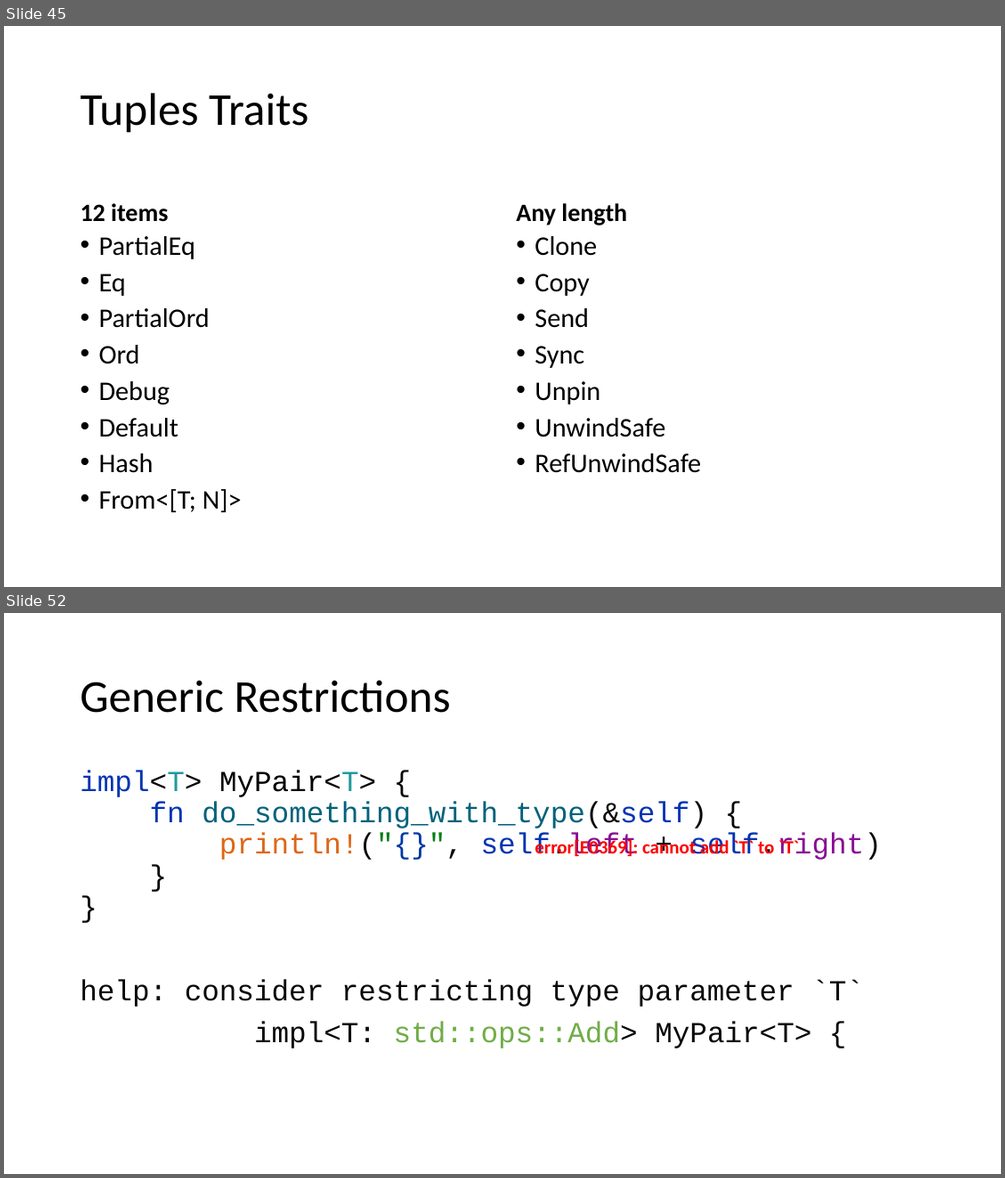
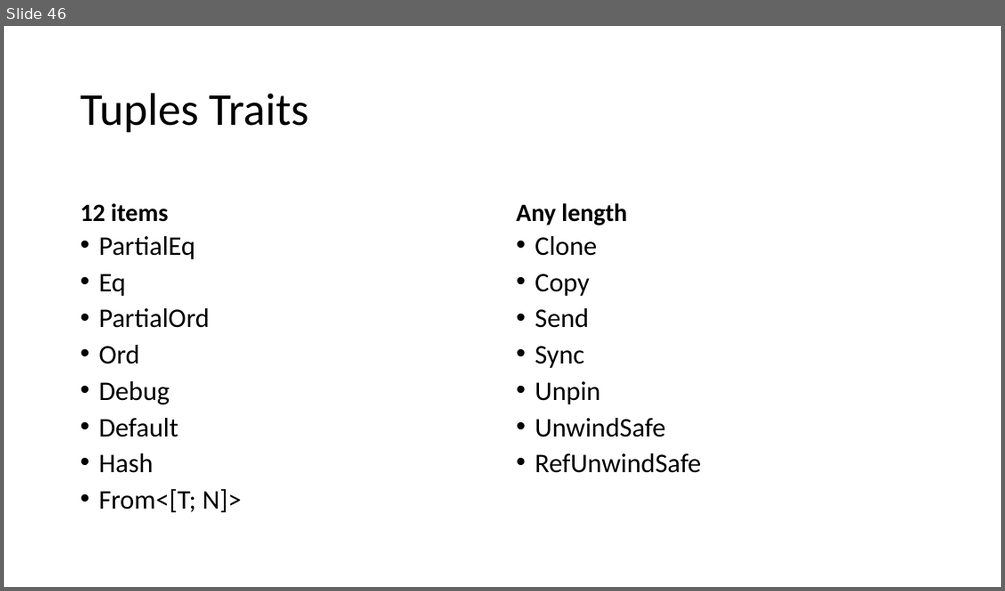
Before and after one commit to kugushev/course-rust-basics, a slide deck: pres/02-BuildingBlocks.pptx. Shown one above the other, each under a label of ours: slides 45 and 52 before the commit, slide 46 after it; the slides between them are not shown. The pictures are 1005x1178 and 1005x591 pixels, drawn with LibreOffice and Linux fonts; fonts in the diff are those of the drawing. Boxes give left, top, right and bottom in pixels: in the first picture for what was removed or moved away, otherwise in the second. Text is boxed around its words. In the diff, an @@ line names an element or a change of style, - is before the commit and + after.

```diff
--- a/pres/02-BuildingBlocks.pptx
+++ b/pres/02-BuildingBlocks.pptx
@@ slide 52 removed at <box>4,613,1001,1174</box>, background #FFFFFF @@
@@ title removed at <box>80,680,451,713</box> @@
-Generic Restrictions
@@ text removed at <box>80,770,882,1048</box> @@
-impl<T> MyPair<T> {
-fn do_something_with_type(&self) {
-println!("{}", self.left + self.right)
-}
-}
-help: consider restricting type parameter `T`
-impl<T: std::ops::Add> MyPair<T> {
@@ text removed at <box>534,837,799,856</box> @@
-error[E0369]: cannot add `T` to `T`
@@ what was slide 45 is now slide 46 @@
```
Also in this commit, not shown: 2 slides changed, 1 slide added, 25 other slides removed, 1 other file.
